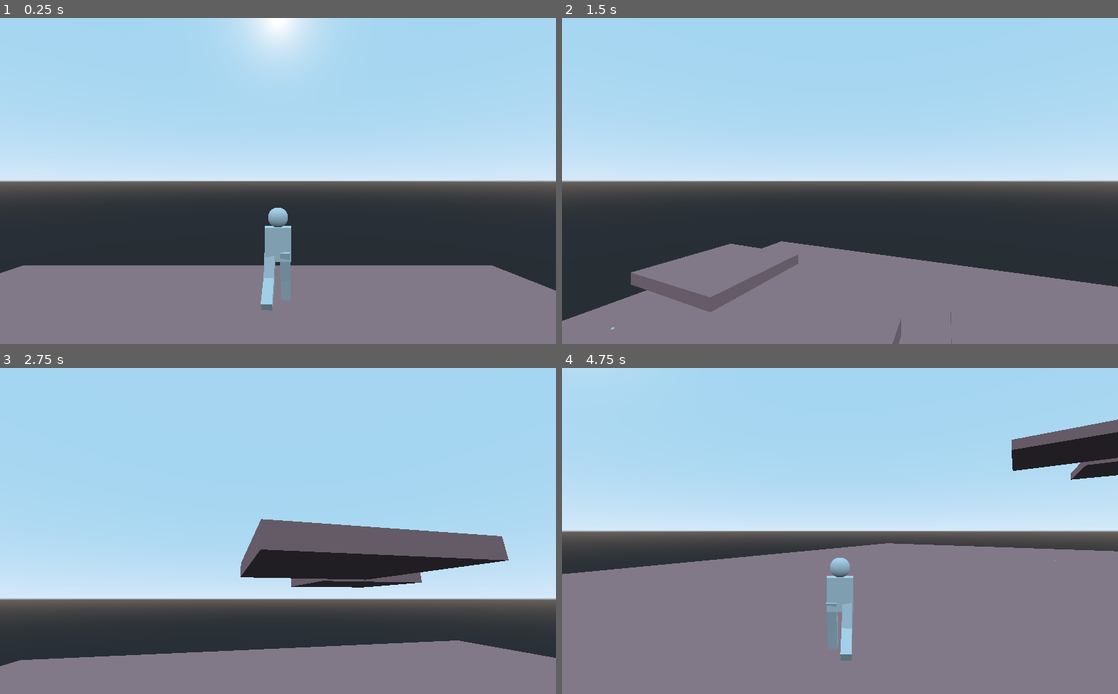
Above: before the commit, frames 1-4 (two rows, left to right).
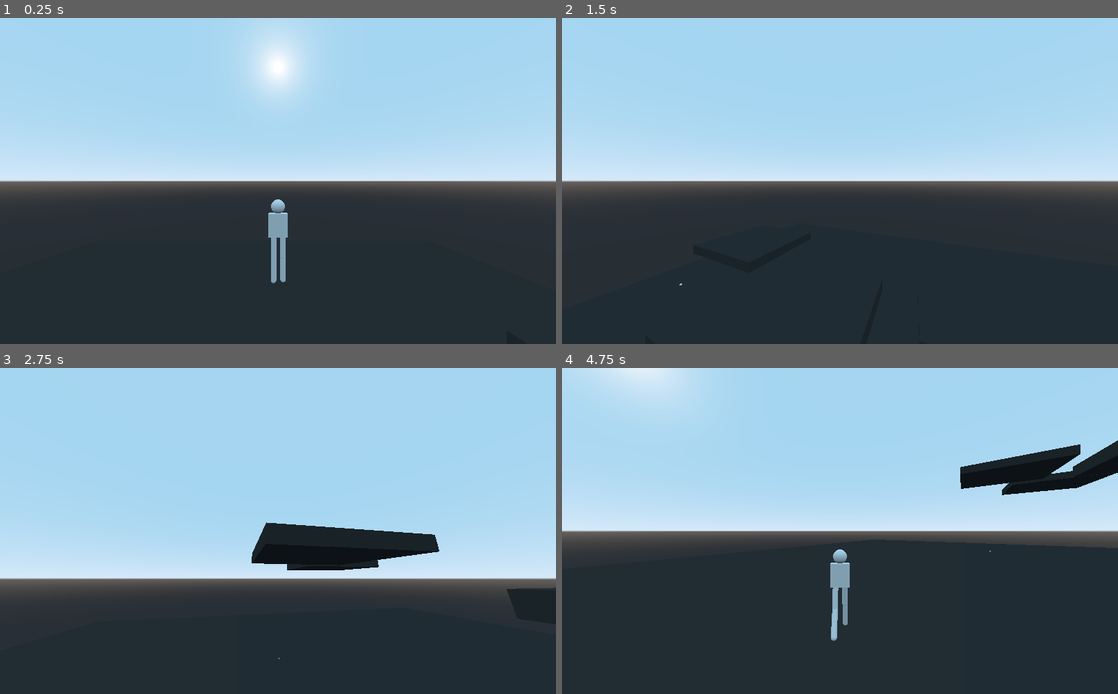
Above: after the commit, the same moments.

Repository: gamedevshirious/Experimental-Projects
Game: Godot game, scene res://World.tscn
The game is run twice, just before and just after one commit, with the same random seed, the same clock (stepped at 60 frames per second) and the same inputs.
Inputs (mouse positions are in pixels of both pictures, inside the frame that each line leads up to):
- Up to frame 1 (0.25 s): no input
- Up to frame 2 (1.5 s): tap Enter at 0.5 s; move the mouse to (962, 164) at 0.52 s; hold Right (ui_right) 0.53-1.28 s; tap Space (jump) at 0.6, 0.77, 1.07 s; move the mouse to (728, 197) at 1.27 s; hold Down (ui_down) from 1.28 s (still down); tap C (change_camera) at 1.35 s
- Up to frame 3 (2.75 s): tap Space (jump) at 1.52, 1.55, 1.82, 2.3 s; move the mouse to (333, 459) at 2.02 s; release Down (ui_down) at 2.03 s; hold Right (ui_right) from 2.03 s (still down); right-click (333, 459) at 2.1 s
- Up to frame 4 (4.75 s): move the mouse to (812, 596) at 2.77 s; release Right (ui_right) at 2.78 s; hold Up (ui_up) 2.78-3.53 s; click (812, 596) at 2.85 s; tap Space (jump) at 3.02, 3.05, 3.32, 3.6, 3.77, 4.07, 4.52, 4.55 s; move the mouse to (1006, 579) at 3.52 s; hold Left (ui_left) from 3.53 s (still down); move the mouse to (673, 482) at 4.27 s; tap C (change_camera) at 4.35 s

The runs differ from the first frame. In frame 1, 25% of the frame differs, in the area x 0-100%, y 0-100%; in frame 2, 24%; in frame 3, 29%; in frame 4, 47%.

Commit message:
Daily backup Thu, Nov 26, 2020 12:23:01 PM

Diff:
--- a/Playground/3D/xyz/XYZ.gd
+++ b/Playground/3D/xyz/XYZ.gd
@@ -63,9 +63,8 @@
 		y_velo = -0.1
 	if y_velo < -MAX_FALL_SPEED:
 		y_velo = -MAX_FALL_SPEED
+	print(grounded)
 
-	if abs(move_vec.x) != 0 or abs(move_vec.z) != 0:
-		play_anim("walk")
 
 #	if Input.is_action_just_pressed("shoot"):
 #		if zoomed_in:
@@ -82,7 +81,14 @@
 #	if just_jumped:
 #		play_anim("jump")
 	if grounded:
+		if abs(move_vec.x) > 5 or abs(move_vec.z) > 5:
+			play_anim("walk")
+		else:
+			play_anim("idle")
+	else:
 		play_anim("idle")
 
 func play_anim(name):
+#	if anim.get_current_node() == name:
+#		return
 	anim.travel(name)
--- a/Playground/3D/xyz/XYZ.tscn
+++ b/Playground/3D/xyz/XYZ.tscn
@@ -13,28 +13,11 @@
 [sub_resource type="CubeMesh" id=3]
 size = Vector3( 0.3, 1, 0.8 )
 
-[sub_resource type="CubeMesh" id=4]
-size = Vector3( 0.3, 1, 0.3 )
-
-[sub_resource type="Animation" id=6]
-resource_name = "idle"
-length = 2.0
-loop = true
-tracks/0/type = "value"
-tracks/0/path = NodePath("Mesh/torso:translation")
-tracks/0/interp = 1
-tracks/0/loop_wrap = true
-tracks/0/imported = false
-tracks/0/enabled = true
-tracks/0/keys = {
-"times": PoolRealArray( 0, 0.8 ),
-"transitions": PoolRealArray( 1, 1 ),
-"update": 0,
-"values": [ Vector3( 0, 2.65054, 0 ), Vector3( 0, 2.66, 0 ) ]
-}
-
-[sub_resource type="Animation" id=5]
-resource_name = "walk"
+[sub_resource type="CapsuleMesh" id=4]
+radius = 0.12
+
+[sub_resource type="Animation" id=13]
+resource_name = "legs_idle"
 length = 2.0
 loop = true
 tracks/0/type = "value"
@@ -44,10 +27,10 @@
 tracks/0/imported = false
 tracks/0/enabled = true
 tracks/0/keys = {
-"times": PoolRealArray( 0, 1, 2 ),
-"transitions": PoolRealArray( 1, 1, 1 ),
-"update": 0,
-"values": [ Vector3( 0, 0, 20 ), Vector3( 0, 0, -20 ), Vector3( 0, 0, 20 ) ]
+"times": PoolRealArray( 0 ),
+"transitions": PoolRealArray( 1 ),
+"update": 0,
+"values": [ Vector3( 0, 0, 0 ) ]
 }
 tracks/1/type = "value"
 tracks/1/path = NodePath("Mesh/legs/right/knee:rotation_degrees")
@@ -56,10 +39,10 @@
 tracks/1/imported = false
 tracks/1/enabled = true
 tracks/1/keys = {
-"times": PoolRealArray( 0, 1, 2 ),
-"transitions": PoolRealArray( 1, 1, 1 ),
-"update": 0,
-"values": [ Vector3( 1.27222e-13, -3.25689e-12, 1.06722e-07 ), Vector3( 0, 0, -40 ), Vector3( 1.27222e-13, -3.25689e-12, 1.06722e-07 ) ]
+"times": PoolRealArray( 0 ),
+"transitions": PoolRealArray( 1 ),
+"update": 0,
+"values": [ Vector3( 1.27222e-13, -3.25689e-12, 1.06722e-07 ) ]
 }
 tracks/2/type = "value"
 tracks/2/path = NodePath("Mesh/legs/left:rotation_degrees")
@@ -68,10 +51,10 @@
 tracks/2/imported = false
 tracks/2/enabled = true
 tracks/2/keys = {
-"times": PoolRealArray( 0, 1, 2 ),
-"transitions": PoolRealArray( 1, 1, 1 ),
-"update": 0,
-"values": [ Vector3( 0, 0, -20 ), Vector3( 0, 0, 20 ), Vector3( 0, 0, -20 ) ]
+"times": PoolRealArray( 0 ),
+"transitions": PoolRealArray( 1 ),
+"update": 0,
+"values": [ Vector3( 0, 0, 0 ) ]
 }
 tracks/3/type = "value"
 tracks/3/path = NodePath("Mesh/legs/left/knee:rotation_degrees")
@@ -80,28 +63,145 @@
 tracks/3/imported = false
 tracks/3/enabled = true
 tracks/3/keys = {
-"times": PoolRealArray( 0, 1, 2 ),
-"transitions": PoolRealArray( 1, 1, 1 ),
-"update": 0,
-"values": [ Vector3( 0, 0, -40 ), Vector3( 0, 0, 0 ), Vector3( 0, 0, -40 ) ]
-}
-
-[sub_resource type="AnimationNodeAnimation" id=7]
-animation = "idle"
-
-[sub_resource type="AnimationNodeAnimation" id=8]
-animation = "walk"
-
-[sub_resource type="AnimationNodeStateMachineTransition" id=9]
-
-[sub_resource type="AnimationNodeStateMachineTransition" id=10]
+"times": PoolRealArray( 0 ),
+"transitions": PoolRealArray( 1 ),
+"update": 0,
+"values": [ Vector3( 0, 0, 0 ) ]
+}
+
+[sub_resource type="Animation" id=6]
+resource_name = "legs_walk"
+length = 2.0
+loop = true
+tracks/0/type = "value"
+tracks/0/path = NodePath("Mesh/legs/right:rotation_degrees")
+tracks/0/interp = 1
+tracks/0/loop_wrap = true
+tracks/0/imported = false
+tracks/0/enabled = true
+tracks/0/keys = {
+"times": PoolRealArray( 0, 1, 2 ),
+"transitions": PoolRealArray( 1, 1, 1 ),
+"update": 0,
+"values": [ Vector3( 0, 0, 15 ), Vector3( 0, 0, -15 ), Vector3( 0, 0, 15 ) ]
+}
+tracks/1/type = "value"
+tracks/1/path = NodePath("Mesh/legs/right/knee:rotation_degrees")
+tracks/1/interp = 1
+tracks/1/loop_wrap = true
+tracks/1/imported = false
+tracks/1/enabled = true
+tracks/1/keys = {
+"times": PoolRealArray( 0, 1, 2 ),
+"transitions": PoolRealArray( 1, 1, 1 ),
+"update": 0,
+"values": [ Vector3( 1.27222e-13, -3.25689e-12, 1.06722e-07 ), Vector3( 0, 0, -20 ), Vector3( 0, 0, 0 ) ]
+}
+tracks/2/type = "value"
+tracks/2/path = NodePath("Mesh/legs/left:rotation_degrees")
+tracks/2/interp = 1
+tracks/2/loop_wrap = true
+tracks/2/imported = false
+tracks/2/enabled = true
+tracks/2/keys = {
+"times": PoolRealArray( 0, 1, 2 ),
+"transitions": PoolRealArray( 1, 1, 1 ),
+"update": 0,
+"values": [ Vector3( 0, 0, -15 ), Vector3( 0, 0, 15 ), Vector3( 0, 0, -15 ) ]
+}
+tracks/3/type = "value"
+tracks/3/path = NodePath("Mesh/legs/left/knee:rotation_degrees")
+tracks/3/interp = 1
+tracks/3/loop_wrap = true
+tracks/3/imported = false
+tracks/3/enabled = true
+tracks/3/keys = {
+"times": PoolRealArray( 0, 1, 2 ),
+"transitions": PoolRealArray( 1, 1, 1 ),
+"update": 0,
+"values": [ Vector3( 0, 0, -20 ), Vector3( 0, 0, 0 ), Vector3( 0, 0, -20 ) ]
+}
+
+[sub_resource type="Animation" id=5]
+resource_name = "torso_idle"
+length = 2.0
+loop = true
+tracks/0/type = "value"
+tracks/0/path = NodePath("Mesh/torso:translation")
+tracks/0/interp = 1
+tracks/0/loop_wrap = true
+tracks/0/imported = false
+tracks/0/enabled = true
+tracks/0/keys = {
+"times": PoolRealArray( 0, 0.8 ),
+"transitions": PoolRealArray( 1, 1 ),
+"update": 0,
+"values": [ Vector3( 0, 2.65054, 0 ), Vector3( 0, 2.66, 0 ) ]
+}
+
+[sub_resource type="Animation" id=14]
+resource_name = "torso_walk"
+length = 2.0
+loop = true
+tracks/0/type = "value"
+tracks/0/path = NodePath("Mesh/torso:translation")
+tracks/0/interp = 1
+tracks/0/loop_wrap = true
+tracks/0/imported = false
+tracks/0/enabled = true
+tracks/0/keys = {
+"times": PoolRealArray( 0, 1, 2 ),
+"transitions": PoolRealArray( 1, 1, 1 ),
+"update": 0,
+"values": [ Vector3( 0, 2.65771, 0 ), Vector3( 0, 2.7, 0 ), Vector3( 0, 2.65771, 0 ) ]
+}
+
+[sub_resource type="AnimationNodeAdd2" id=15]
+
+[sub_resource type="AnimationNodeAnimation" id=16]
+animation = "torso_idle"
+
+[sub_resource type="AnimationNodeAnimation" id=17]
+animation = "legs_idle"
+
+[sub_resource type="AnimationNodeBlendTree" id=18]
+nodes/Add2/node = SubResource( 15 )
+nodes/Add2/position = Vector2( 460, 100 )
+nodes/Animation/node = SubResource( 17 )
+nodes/Animation/position = Vector2( 200, 60 )
+"nodes/Animation 2/node" = SubResource( 16 )
+"nodes/Animation 2/position" = Vector2( 180, 200 )
+nodes/output/position = Vector2( 680, 140 )
+node_connections = [ "output", 0, "Add2", "Add2", 0, "Animation", "Add2", 1, "Animation 2" ]
+
+[sub_resource type="AnimationNodeAdd2" id=19]
+
+[sub_resource type="AnimationNodeAnimation" id=20]
+animation = "torso_walk"
+
+[sub_resource type="AnimationNodeAnimation" id=21]
+animation = "legs_walk"
+
+[sub_resource type="AnimationNodeBlendTree" id=22]
+nodes/Add2/node = SubResource( 19 )
+nodes/Add2/position = Vector2( 360, 120 )
+nodes/Animation/node = SubResource( 21 )
+nodes/Animation/position = Vector2( 80, 60 )
+"nodes/Animation 2/node" = SubResource( 20 )
+"nodes/Animation 2/position" = Vector2( 80, 220 )
+nodes/output/position = Vector2( 580, 120 )
+node_connections = [ "output", 0, "Add2", "Add2", 0, "Animation", "Add2", 1, "Animation 2" ]
+
+[sub_resource type="AnimationNodeStateMachineTransition" id=23]
+
+[sub_resource type="AnimationNodeStateMachineTransition" id=24]
 
 [sub_resource type="AnimationNodeStateMachine" id=11]
-states/idle/node = SubResource( 7 )
-states/idle/position = Vector2( 369, 132 )
-states/walk/node = SubResource( 8 )
-states/walk/position = Vector2( 605, 177 )
-transitions = [ "idle", "walk", SubResource( 9 ), "walk", "idle", SubResource( 10 ) ]
+states/idle/node = SubResource( 18 )
+states/idle/position = Vector2( 358, 145 )
+states/walk/node = SubResource( 22 )
+states/walk/position = Vector2( 593, 157 )
+transitions = [ "idle", "walk", SubResource( 23 ), "walk", "idle", SubResource( 24 ) ]
 start_node = "idle"
 
 [sub_resource type="AnimationNodeStateMachinePlayback" id=12]
@@ -118,6 +218,7 @@
 
 [node name="TPCamera" type="Camera" parent="CameraBase"]
 transform = Transform( 1, 0, 0, 0, 1, 0, 0, 0, 1, 0, 4.5219, 7.03768 )
+fov = 90.0
 size = 15.0
 
 [node name="Mesh" type="Spatial" parent="."]
@@ -131,9 +232,10 @@
 
 [node name="FPCamera" type="Camera" parent="Mesh/head"]
 transform = Transform( -1.62921e-07, 0, -1, 0, 1, 0, 1, 0, -1.62921e-07, 0, -0.0349627, 0 )
+fov = 90.0
 
 [node name="torso" type="MeshInstance" parent="Mesh"]
-transform = Transform( 1, 0, 0, 0, 1, 0, 0, 0, 1, 0, 2.65277, 0 )
+transform = Transform( 1, 0, 0, 0, 1, 0, 0, 0, 1, 0, 2.69434, 0 )
 mesh = SubResource( 3 )
 material/0 = null
 
@@ -141,43 +243,48 @@
 transform = Transform( 0.998068, 0, -0.0621286, 0, 1, 0, 0.0621286, 0, 0.998068, 0, -0.0174801, 0 )
 
 [node name="right" type="Position3D" parent="Mesh/legs"]
-transform = Transform( 0.950979, -0.309255, 0, 0.309255, 0.950979, 0, 0, 0, 1, -6.5096e-08, 2.329, 0.199556 )
+transform = Transform( 0.981669, 0.19059, 0, -0.19059, 0.981669, 0, 0, 0, 1, 0.0274313, 2.23576, 0.193319 )
 
 [node name="upper" type="MeshInstance" parent="Mesh/legs/right"]
-transform = Transform( 1, -1.86265e-09, 1.7053e-13, 1.86265e-09, 1, 3.9968e-15, 7.10543e-14, 3.10862e-15, 1, -0.005, -0.35, 0.019 )
+transform = Transform( 1, 0, -2.98023e-08, -2.98023e-08, -1.61119e-07, -1, -7.45058e-09, 1, -1.66707e-07, -0.0171196, -0.421865, 0.019 )
 mesh = SubResource( 4 )
 material/0 = null
 
 [node name="knee" type="Position3D" parent="Mesh/legs/right"]
-transform = Transform( 0.9994, 0.0346496, -5.40216e-14, -0.0346496, 0.9994, -2.11022e-15, 5.39161e-14, 3.98078e-15, 1, 0.0621329, -0.69751, 0 )
+transform = Transform( 0.954633, 0.297788, -7.60338e-15, -0.297788, 0.954633, -2.97006e-16, 7.16999e-15, 2.54773e-15, 1, -0.00956744, -0.908974, 0.0147068 )
 
 [node name="lower" type="MeshInstance" parent="Mesh/legs/right/knee"]
-transform = Transform( 1, -1.86265e-09, 1.98952e-13, 1.86265e-09, 1, 3.9968e-15, 4.26326e-14, 2.22045e-15, 1, -0.0532454, -0.350262, 0.019 )
+transform = Transform( 0.999998, 1.11759e-08, -1.19209e-07, -2.38419e-07, -1.49012e-07, -0.999999, 6.70552e-08, 0.999999, -1.45286e-07, -0.000300884, -0.510887, 0.010267 )
 mesh = SubResource( 4 )
 material/0 = null
 
 [node name="left" type="Position3D" parent="Mesh/legs"]
-transform = Transform( 0.950979, 0.309255, 0, -0.309255, 0.950979, 0, 0, 0, 1, 1.05454e-08, 2.329, -0.264727 )
+transform = Transform( 0.981669, -0.19059, 0, 0.19059, 0.981669, 0, 0, 0, 1, -0.0102438, 2.23576, -0.210141 )
 
 [node name="upper" type="MeshInstance" parent="Mesh/legs/left"]
-transform = Transform( 1, -1.86265e-09, 1.7053e-13, 1.86265e-09, 1, 3.9968e-15, 7.10543e-14, 3.10862e-15, 1, -0.005, -0.35, 0.019 )
+transform = Transform( 1, 0, 0, 2.98023e-08, -1.62981e-07, -1, -7.45058e-09, 1, -1.62981e-07, 0.00711972, -0.421865, 0.019 )
 mesh = SubResource( 4 )
 material/0 = null
 
 [node name="knee" type="Position3D" parent="Mesh/legs/left"]
-transform = Transform( 0.787857, 0.615858, 0, -0.615858, 0.787857, 0, 0, 0, 1, 0.0621329, -0.69751, 0 )
+transform = Transform( 0.99891, 0.0466741, 0, -0.0466741, 0.998911, 0, 0, 0, 1, 0.0167009, -0.955345, 0.00863826 )
 
 [node name="lower" type="MeshInstance" parent="Mesh/legs/left/knee"]
-transform = Transform( 1, -1.86265e-09, 1.98952e-13, 1.86265e-09, 1, 3.9968e-15, 4.26326e-14, 2.22045e-15, 1, -0.0532454, -0.350262, 0.019 )
+transform = Transform( 1, 1.49012e-08, 3.42727e-07, 2.38419e-07, -1.83471e-07, -1, -2.23517e-08, 1, -1.37836e-07, -0.00734228, -0.503813, 0.0110506 )
 mesh = SubResource( 4 )
 material/0 = null
 
 [node name="AnimationPlayer" type="AnimationPlayer" parent="."]
-anims/idle = SubResource( 6 )
-anims/walk = SubResource( 5 )
+playback_process_mode = 2
+anims/legs_idle = SubResource( 13 )
+anims/legs_walk = SubResource( 6 )
+anims/torso_idle = SubResource( 5 )
+anims/torso_walk = SubResource( 14 )
 
 [node name="AnimationTree" type="AnimationTree" parent="."]
 tree_root = SubResource( 11 )
 anim_player = NodePath("../AnimationPlayer")
 active = true
 parameters/playback = SubResource( 12 )
+parameters/idle/Add2/add_amount = 1.0
+parameters/walk/Add2/add_amount = 1.0
--- a/Playground/World.tscn
+++ b/Playground/World.tscn
@@ -4,7 +4,7 @@
 [ext_resource path="res://3D/ball/Ball.tscn" type="PackedScene" id=2]
 
 [sub_resource type="SpatialMaterial" id=1]
-albedo_color = Color( 0.792157, 0.576471, 0.576471, 1 )
+albedo_color = Color( 0.196078, 0.196078, 0.196078, 1 )
 
 [sub_resource type="CubeMesh" id=2]
 material = SubResource( 1 )
Not shown: 1 places in Playground/3D/xyz/XYZ.tscn that only renumber resources
